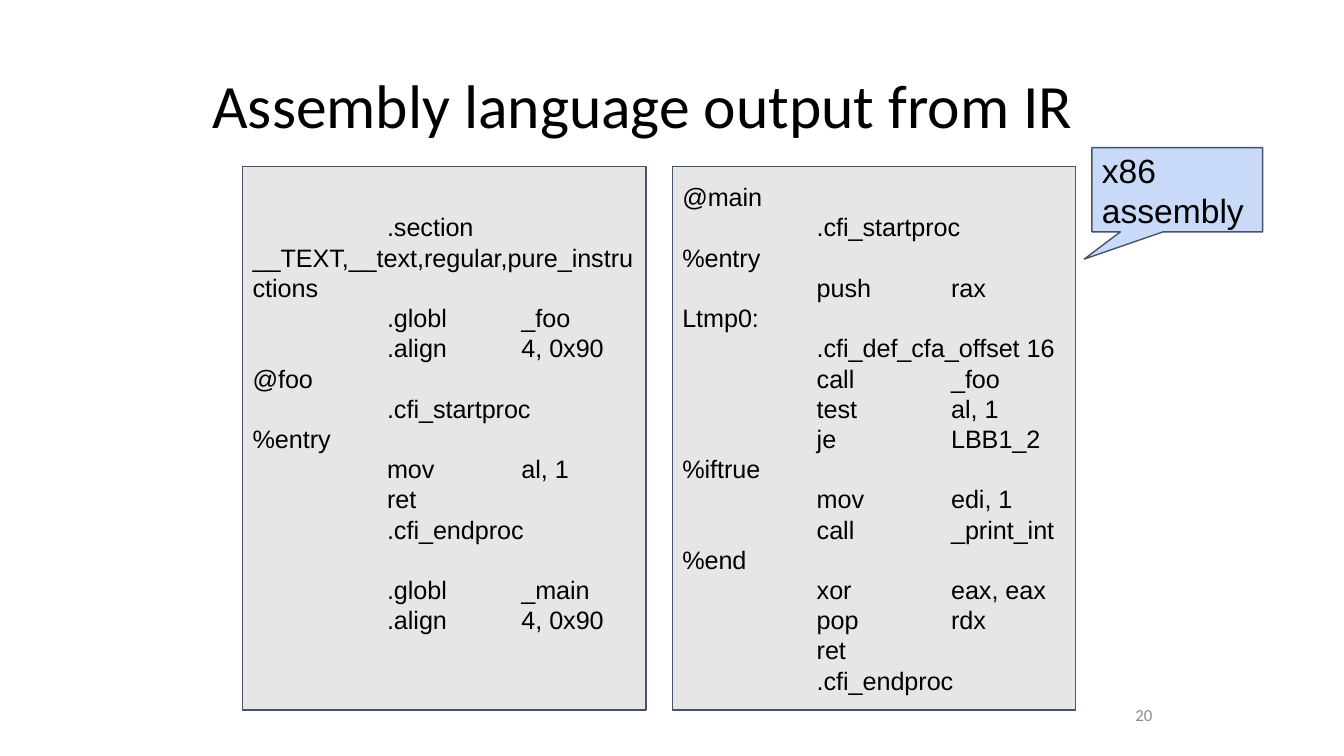
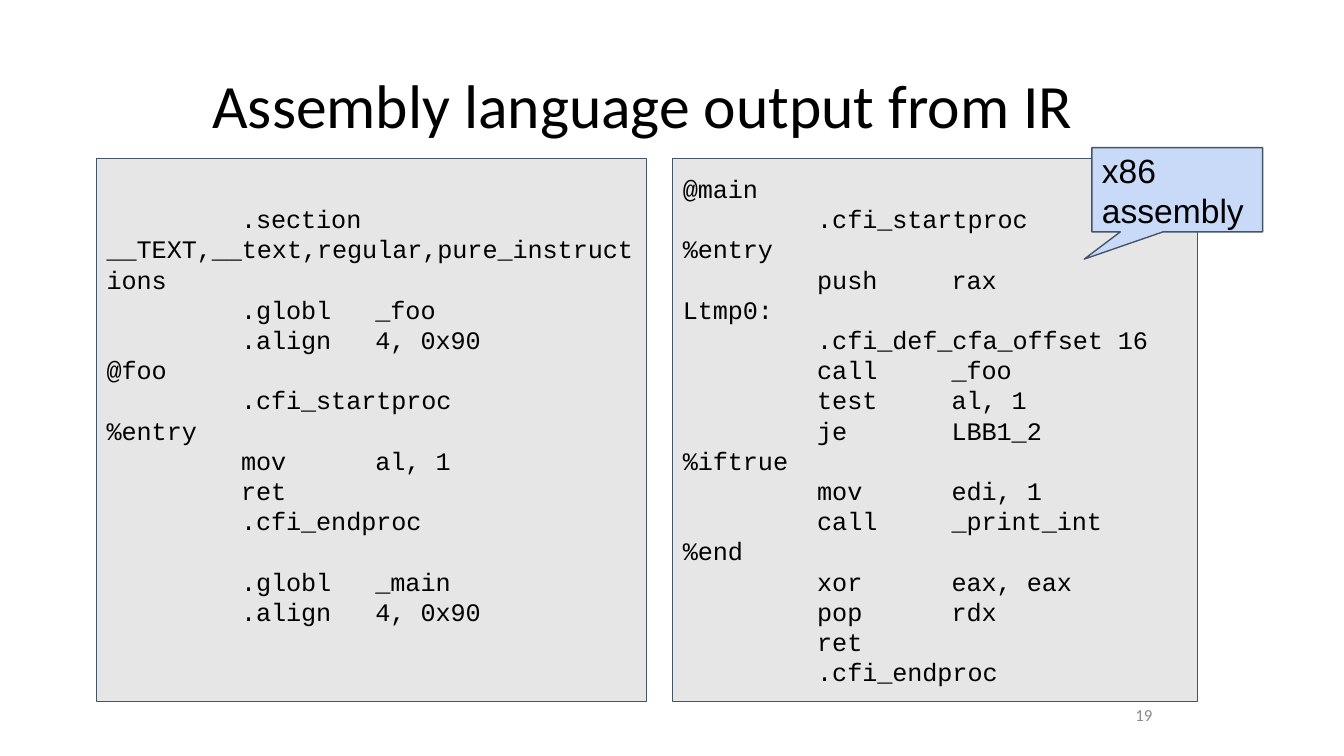
Before and after one commit to anoopsarkar/compilers-class, a slide deck: slide 19 of assets/ppt/intro/in4-stages-of-a-compiler.pptx (slide 20 before the commit). Drawn at 1344x756 pixels with LibreOffice and Linux fonts; fonts in the diff are those of the drawing. Boxes give left, top, right and bottom in pixels: in the first picture for what was removed or moved away, otherwise in the second. Text is boxed around its words. In the diff, an @@ line names an element or a change of style, - is before the commit and + after.

```diff
--- a/assets/ppt/intro/in4-stages-of-a-compiler.pptx
+++ b/assets/ppt/intro/in4-stages-of-a-compiler.pptx
@@ rectangle ".section __TEXT,__text,regular,pure_instructions" at (97,159,646,702): font Arial to Courier New @@
@@ rectangle ".section __TEXT,__text,regular,pure_instructions": place and size @@
-rectangle ".section __TEXT,__text,regular,pure_instructions" at (243,167,646,710)
+rectangle ".section __TEXT,__text,regular,pure_instructions" at (97,159,646,702)
@@ rectangle "@main": place and size @@
-rectangle "@main" at (672,167,1075,710)
+rectangle "@main" at (673,159,1199,702)
@@ rectangle "@main" at (673,159,1199,702): font Arial to Courier New @@
@@ page number at (1135,710,1152,721): text changed @@
-20
+19
```
Also in this commit, not shown: 6 other slides changed, 5 other files.
